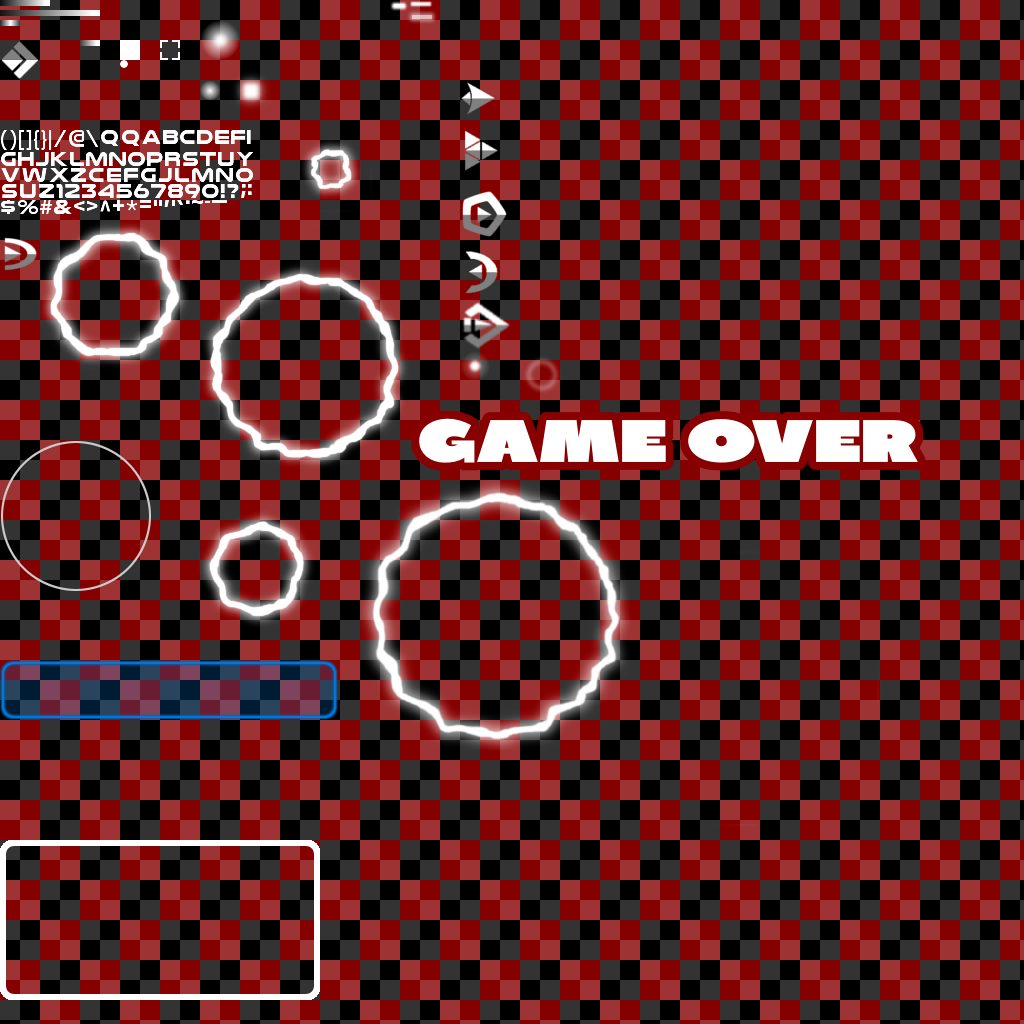
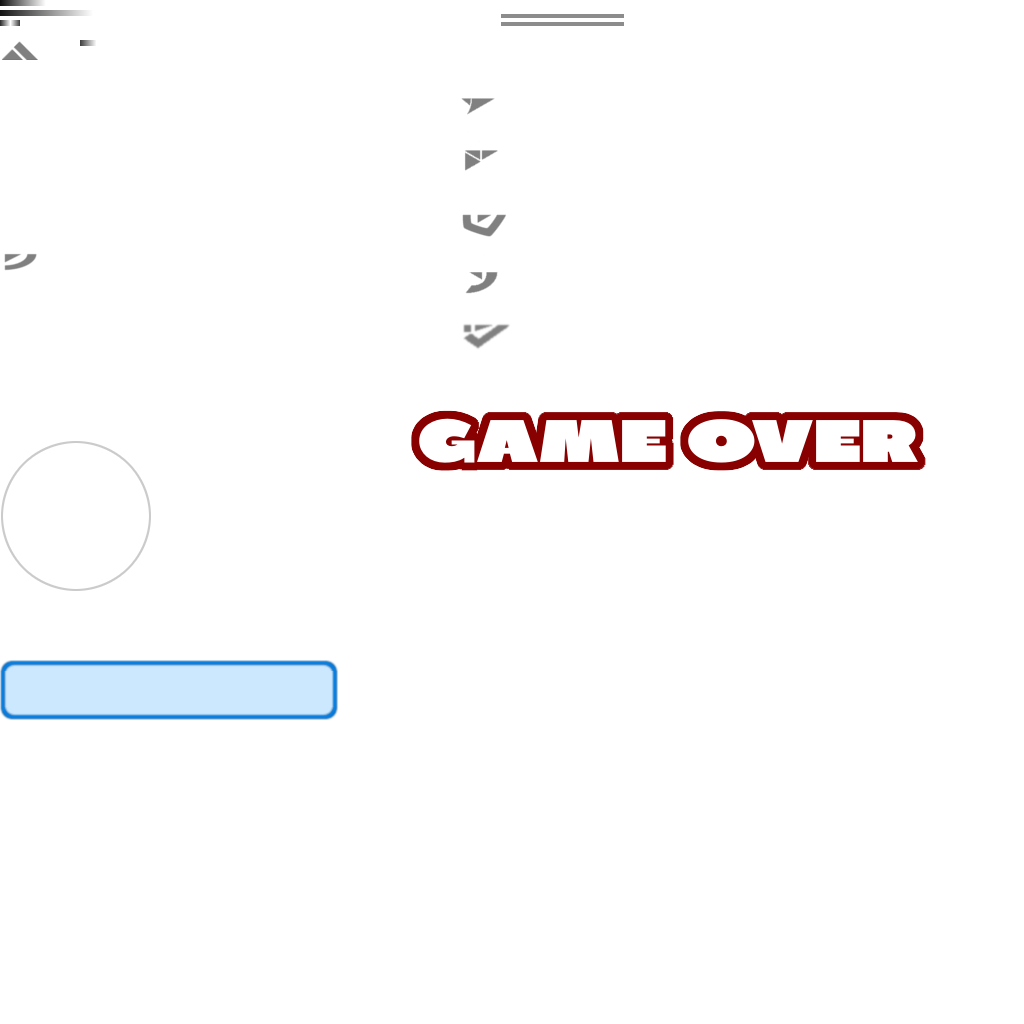
Layers edited between the first and the second 1024 x 1024 image:
painted on "Ebene #6" over [0, 0, 624, 104]
added layer "Ebene #24" above "Ebene #23" over [72, 52, 96, 76]
added layer "Ebene #23" above "Ebene #17" over [0, 91, 169, 115]
hid "Ebene #17" over [0, 0, 1024, 1024]
